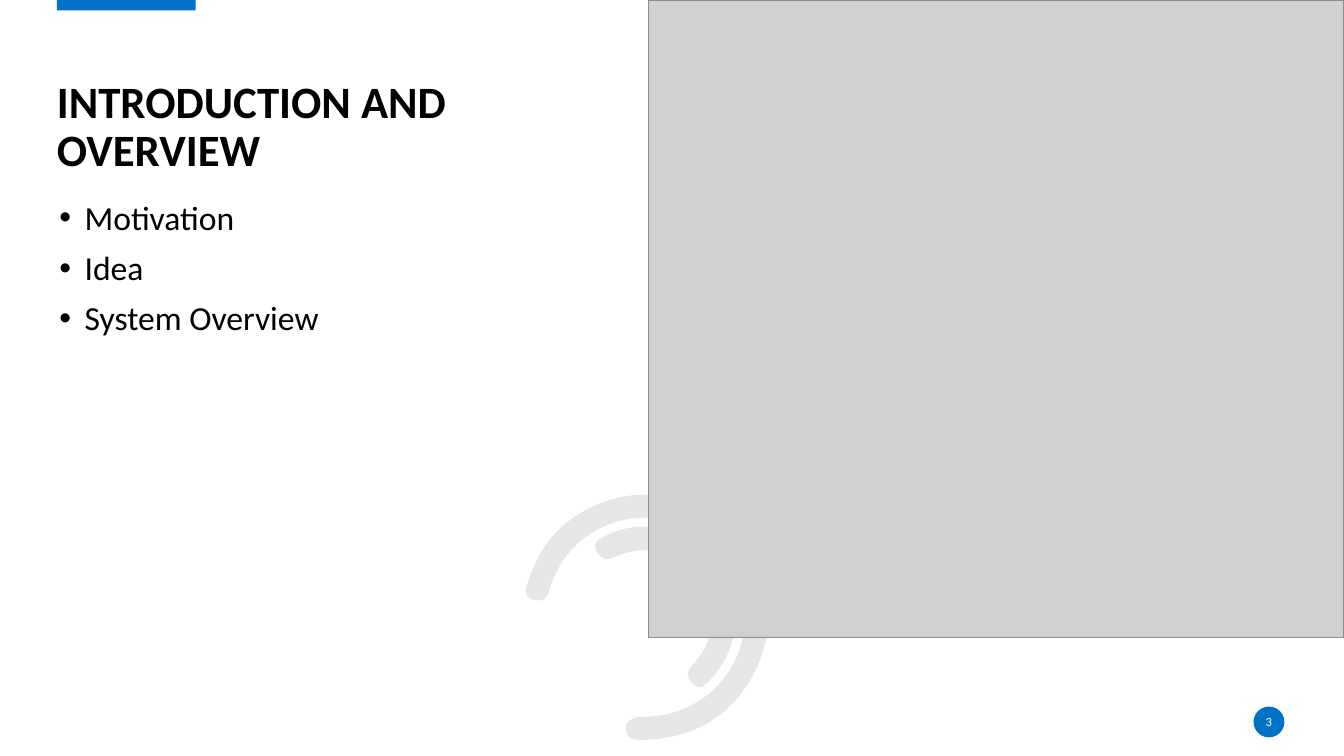
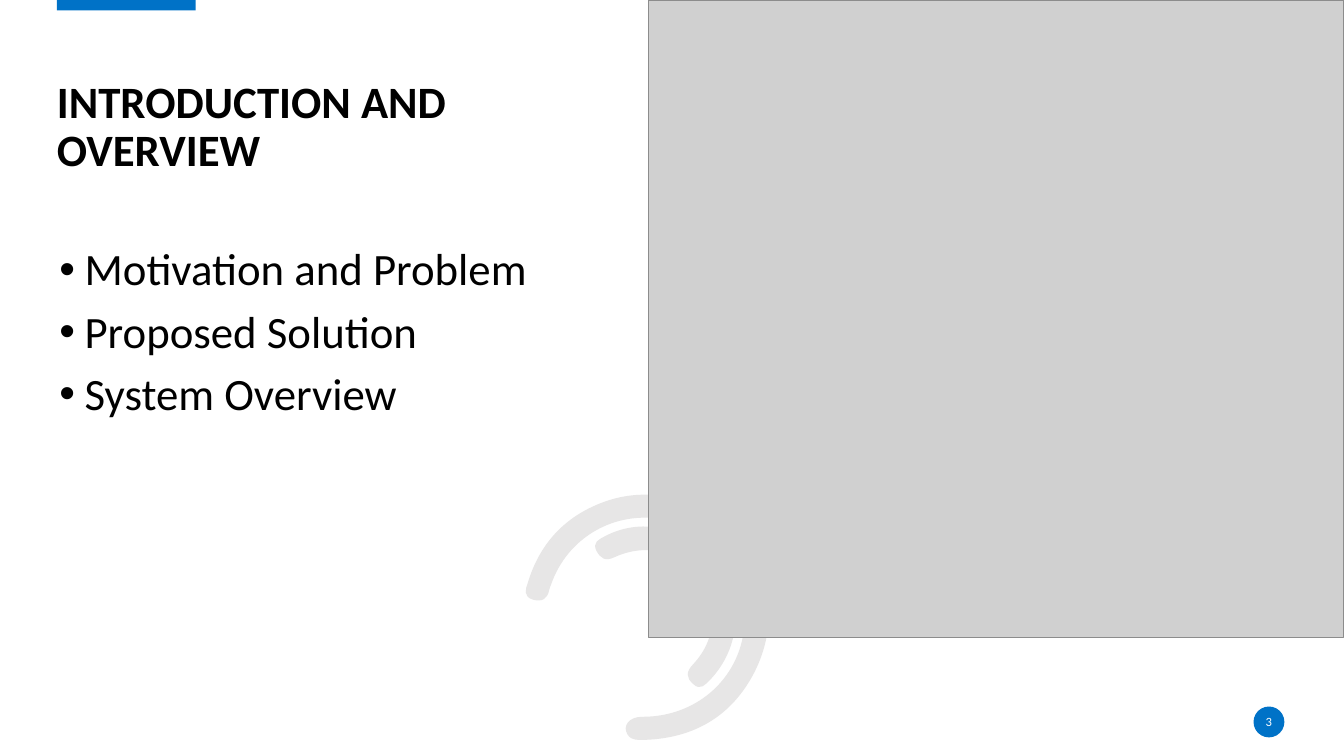
Before and after one commit to Osama-Atwa/Hawkeye, a slide deck: slide 3 of HawkEye.pptx. Drawn at 1344x756 pixels with LibreOffice and Linux fonts; fonts in the diff are those of the drawing; grey boxes stand for pictures; background and template pictures are left out. Boxes give left, top, right and bottom in pixels: in the first picture for what was removed or moved away, otherwise in the second. Text is boxed around its words. In the diff, an @@ line names an element or a change of style, - is before the commit and + after.

Commit message:
presentation

```diff
--- a/HawkEye.pptx
+++ b/HawkEye.pptx
@@ text "Motivation and Problem": place and size @@
-text "Motivation and Problem" at (85, 207, 318, 336)
+text "Motivation and Problem" at (85, 254, 526, 418)
@@ text at (85, 254, 526, 356): text changed; size 24 to 32 pt @@
-• Motivation
-• Idea
+• Motivation and Problem
+• Proposed Solution
@@ text at (85, 379, 396, 418): size 24 to 32 pt in "System Overview" @@
```
Also in this commit, not shown: 1 slide added.
